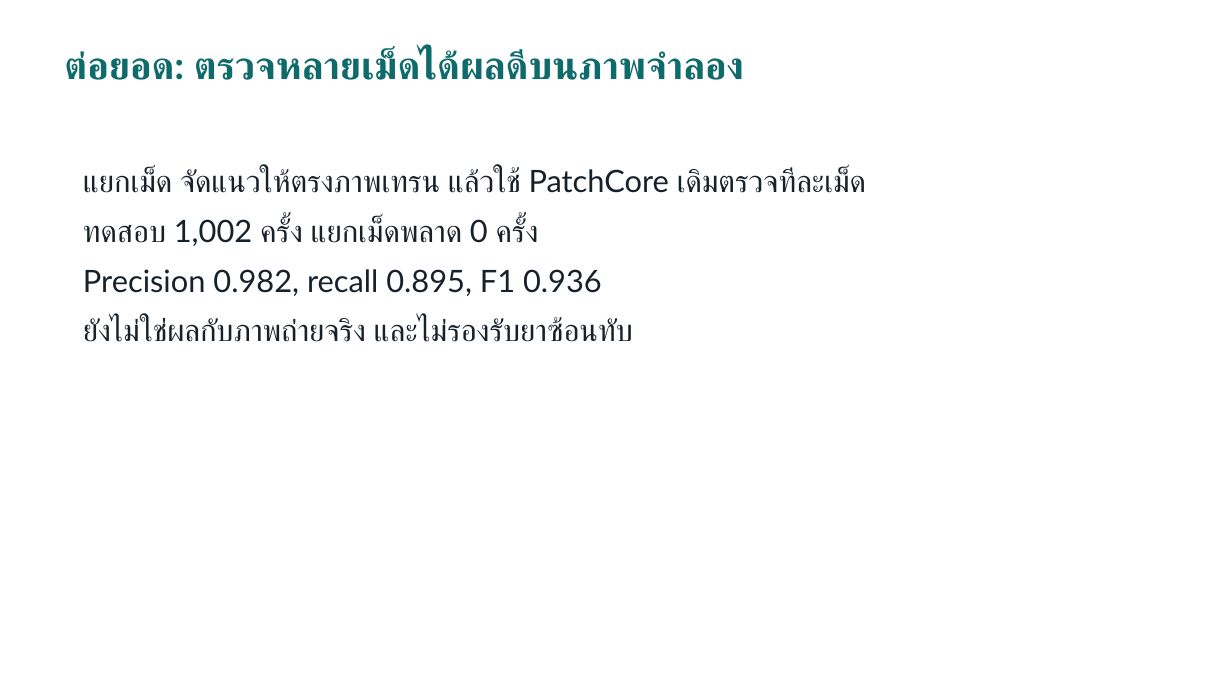
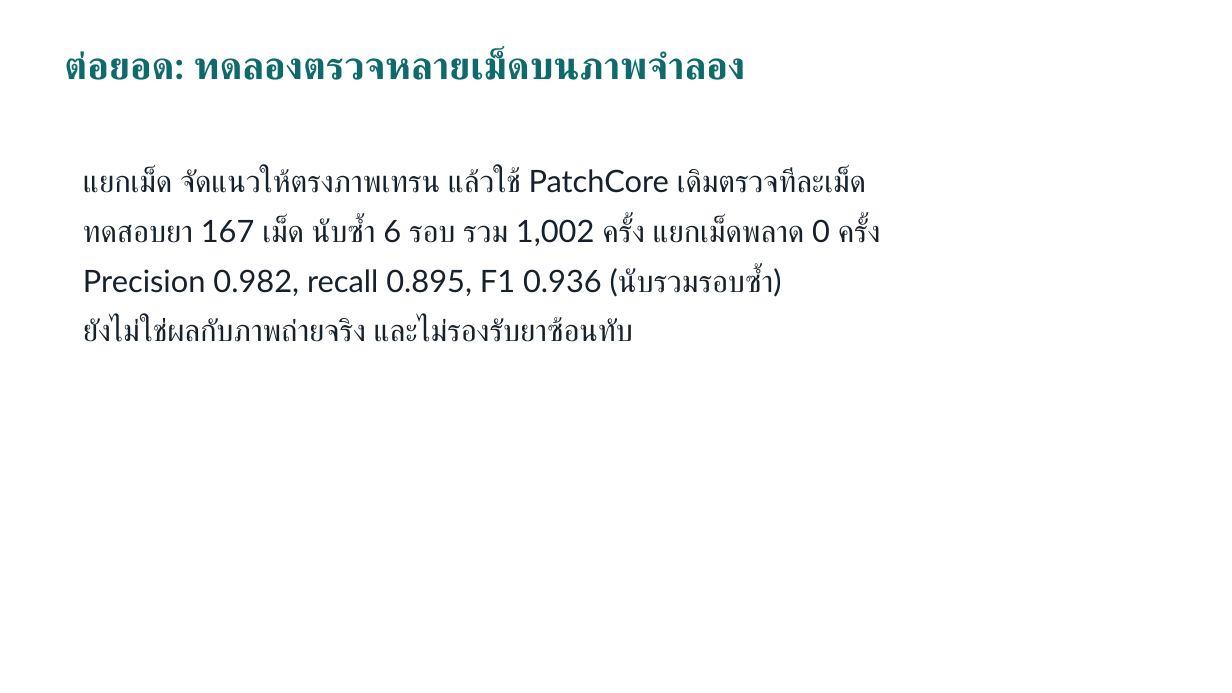
Before and after one commit to BoonyasakR/project-ai-pill, a slide deck: slide 9 of docs/AI_Pill_Anomaly_Detection_Slides.pptx. Drawn at 1232x693 pixels with LibreOffice and Linux fonts; fonts in the diff are those of the drawing. Boxes give left, top, right and bottom in pixels: in the first picture for what was removed or moved away, otherwise in the second. Text is boxed around its words. In the diff, an @@ line names an element or a change of style, - is before the commit and + after.

```diff
--- a/docs/AI_Pill_Anomaly_Detection_Slides.pptx
+++ b/docs/AI_Pill_Anomaly_Detection_Slides.pptx
@@ text at box(64, 49, 745, 80): text changed @@
-ต่อยอด: ตรวจหลายเม็ดได้ผลดีบนภาพจำลอง
+ต่อยอด: ทดลองตรวจหลายเม็ดบนภาพจำลอง
@@ text at box(83, 217, 881, 297): text changed @@
-ทดสอบ 1,002 ครั้ง แยกเม็ดพลาด 0 ครั้ง
-Precision 0.982, recall 0.895, F1 0.936
+ทดสอบยา 167 เม็ด นับซ้ำ 6 รอบ รวม 1,002 ครั้ง แยกเม็ดพลาด 0 ครั้ง
+Precision 0.982, recall 0.895, F1 0.936 (นับรวมรอบซ้ำ)
```
Also in this commit, not shown: 6 other files.
